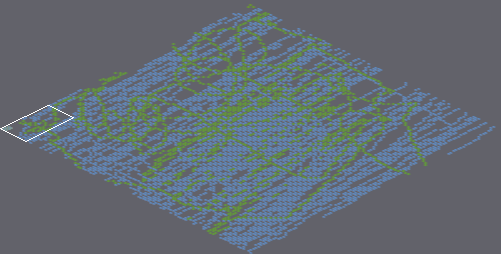
Two versions of a level (Tiled map, core/assets/maps/default.tmx). Above, an overview of the earlier version with the close-up marked.
Close-up. First the earlier version:
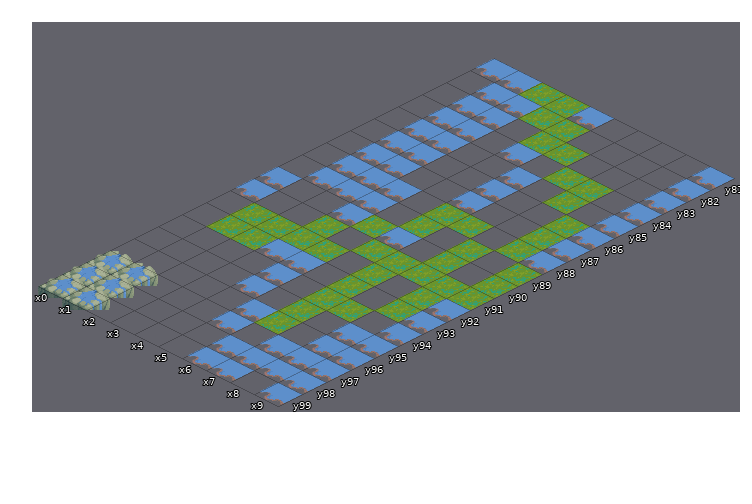
Cells are 64x32 px. Isometric: x runs down to the right, y down to the left. Shown: x 0..9, y 81..99.
The same view after the edit:
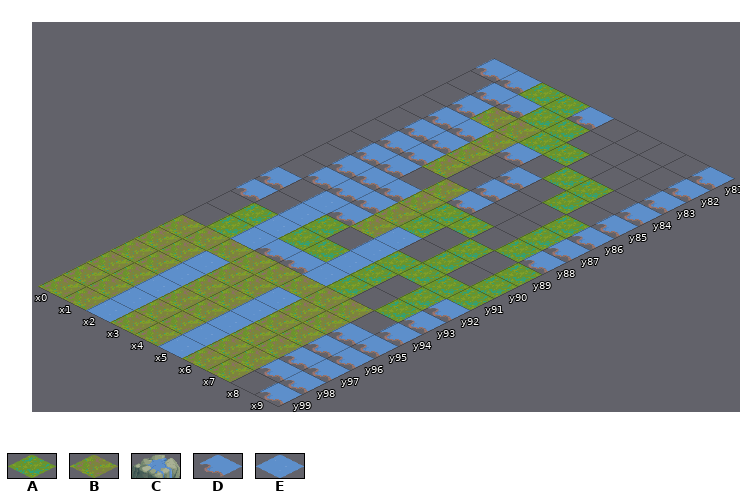
Key: from "tilemap": A 10, B 14, C 120, D 171, E 175.
_ is an empty cell.
The edit:
{"where": "layer \"Tilelaag 1\""}
{"y":83,"x":2,"old":"D_","new":"BB"}
{"y":84,"x":3,"old":"_","new":"B"}
{"y":85,"x":3,"old":"_","new":"B"}
{"y":86,"x":3,"old":"_","new":"B"}
{"y":87,"x":4,"old":"_","new":"B"}
{"y":88,"x":4,"old":"_","new":"B"}
{"y":89,"x":4,"old":"_","new":"B"}
{"y":90,"x":2,"old":"_","new":"E"}
{"y":90,"x":4,"old":"AD","new":"BE"}
{"y":91,"x":2,"old":"_","new":"E"}
{"y":91,"x":5,"old":"A","new":"E"}
{"y":92,"x":2,"old":"A","new":"E"}
{"y":92,"x":5,"old":"_","new":"E"}
{"y":93,"x":2,"old":"A","new":"E"}
{"y":93,"x":5,"old":"_","new":"E"}
{"y":94,"x":0,"old":"____D_AA","new":"BBBBBBBB"}
{"y":95,"x":0,"old":"____D_A_","new":"BBEBBEBB"}
{"y":96,"x":0,"old":"_____DA_","new":"BBEBBEBB"}
{"y":97,"x":0,"old":"CC___D_D","new":"BBEBBEBB"}
{"y":98,"x":0,"old":"CC____DD","new":"BBEBBEBB"}
{"y":99,"x":0,"old":"CC____DD","new":"BBEBBEBB"}
{"label":"changed","picture_box":[38,107,542,382]}
